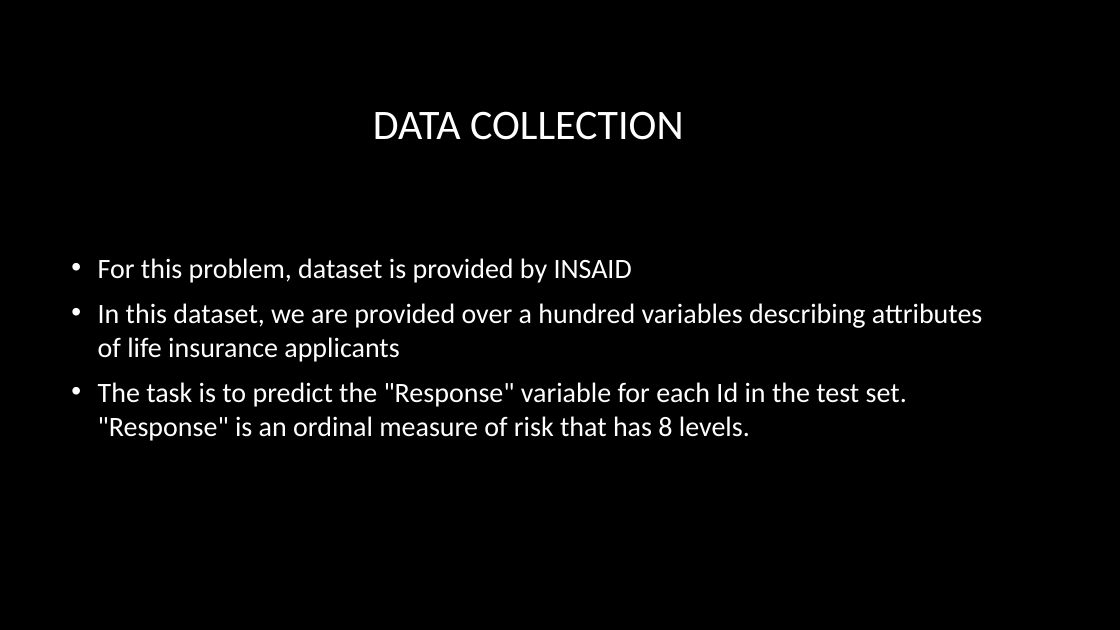
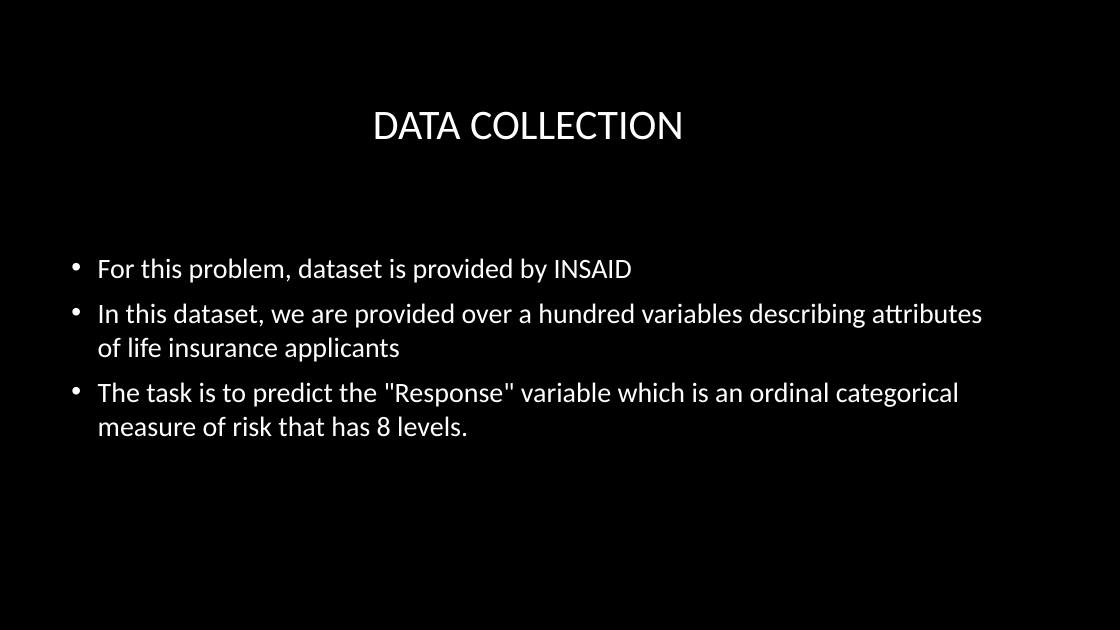
Before and after one commit to rajgupta-github/MachineLearning-with-Python, a slide deck: slide 3 of projects/PrudentialInsurancePrediction/MLFoundation Project - Insurance risk prediction.pptx. Drawn at 1120x630 pixels with LibreOffice and Linux fonts; fonts in the diff are those of the drawing; background and template pictures are left out. Boxes give left, top, right and bottom in pixels: in the first picture for what was removed or moved away, otherwise in the second. Text is boxed around its words. In the diff, an @@ line names an element or a change of style, - is before the commit and + after.

```diff
--- a/projects/PrudentialInsurancePrediction/MLFoundation Project - Insurance risk prediction.pptx
+++ b/projects/PrudentialInsurancePrediction/MLFoundation Project - Insurance risk prediction.pptx
@@ text at (98,382,959,437): text changed @@
-• The task is to predict the "Response" variable for each Id in the test set. "Response" is an ordinal measure of risk that has 8 levels.
+• The task is to predict the "Response" variable which is an ordinal categorical measure of risk that has 8 levels.
```
Also in this commit, not shown: 1 other slide changed, 5 other files.
